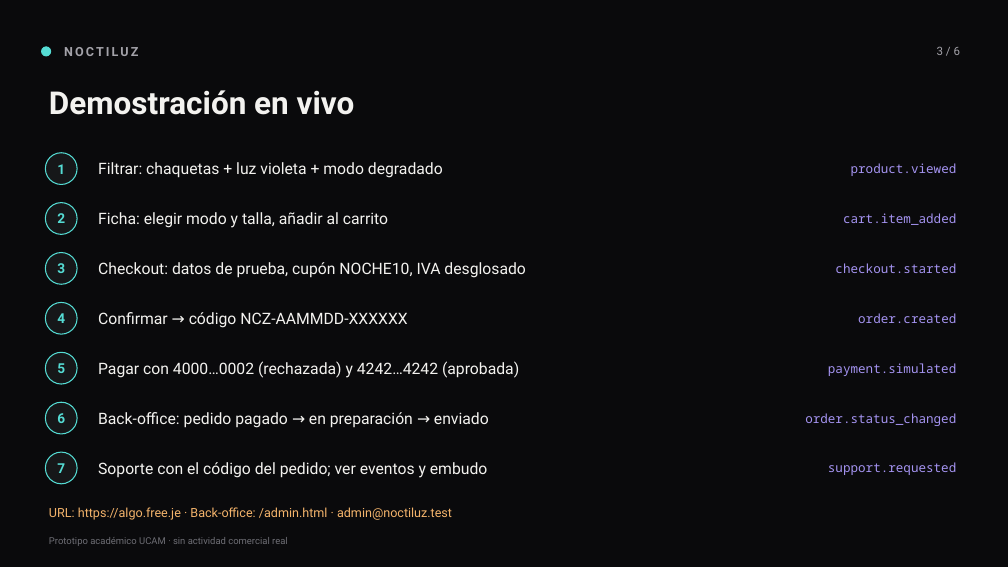
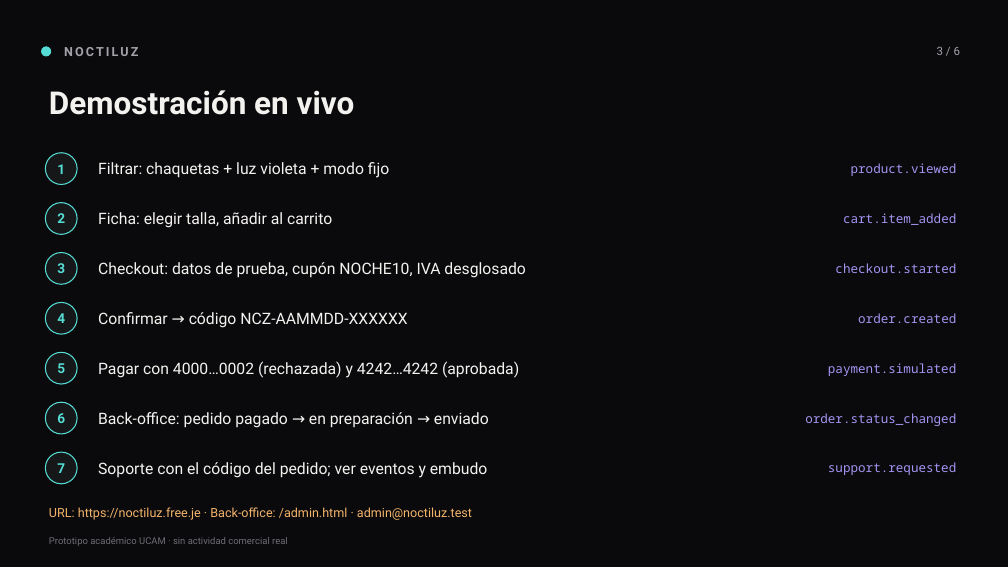
Before and after one commit to luisgabu0-gif/noctiluz-ucam, a slide deck: slide 3 of docs/Diapositivas_NOCTILUZ.pptx. Drawn at 1008x567 pixels with LibreOffice and Linux fonts; fonts in the diff are those of the drawing. Boxes give left, top, right and bottom in pixels: in the first picture for what was removed or moved away, otherwise in the second. Text is boxed around its words. In the diff, an @@ line names an element or a change of style, - is before the commit and + after.

```diff
--- a/docs/Diapositivas_NOCTILUZ.pptx
+++ b/docs/Diapositivas_NOCTILUZ.pptx
@@ text at (98,162,389,178): text changed @@
-Filtrar: chaquetas + luz violeta + modo degradado
+Filtrar: chaquetas + luz violeta + modo fijo
@@ text at (98,212,332,228): text changed @@
-Ficha: elegir modo y talla, añadir al carrito
+Ficha: elegir talla, añadir al carrito
@@ text at (49,507,472,520): text changed @@
-URL: https://algo.free.je · Back-office: /admin.html · admin@noctiluz.test
+URL: https://noctiluz.free.je · Back-office: /admin.html · admin@noctiluz.test
```
Also in this commit, not shown: 1 other slide changed, 5 other files.
